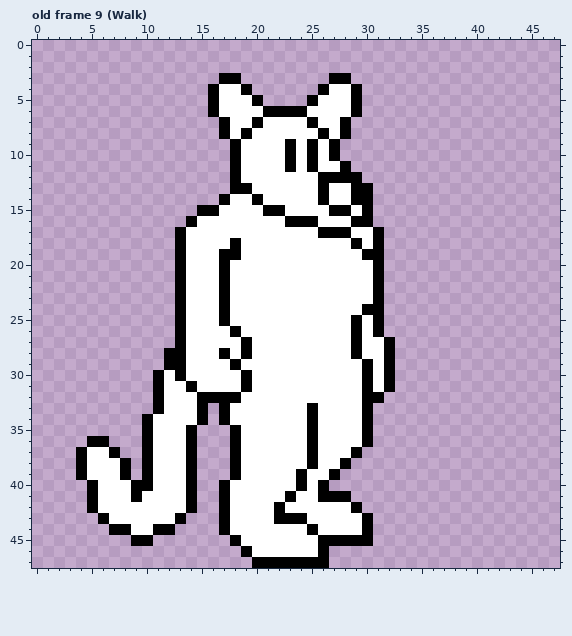
Pixel-art file, stored at TerraGuardian Sprites/Panther Guardian.aseprite. Above: the version before the commit.
48x48 pixels, 10 frames. Shown: old frame 9 (Walk). The commit also changed other frames, which this record leaves out.
The result:
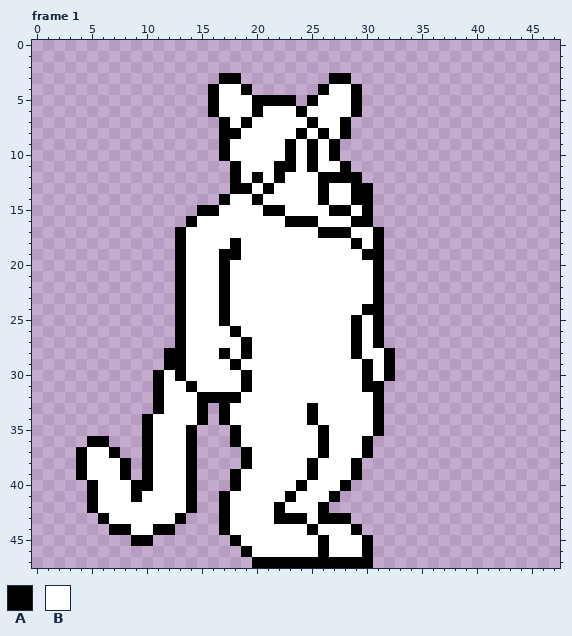
Palette (. is transparent): A #000000  B #ffffff
A new or re-ordered frame is compared with the old frame closest to it.
The edit:
layer "Hair" added
frames re-ordered
Frame 1 against old frame 9 (Walk):
y 5: x 21..23 ... -> AAA
y 6: x 20..23 BAAA -> ABBB
y 7: x 19..20 BA -> AB
y 8: x 18..19 BA -> AB; x 24 B -> A
y 9..10: x 17..18 .A -> AB
y 11: x 22 B -> A
y 12: x 20 B -> A; x 22 B -> A
y 13: x 21 B -> A
y 27: x 31..32 BA -> A.
y 31: x 31..32 BA -> A.
y 32: x 30 A -> B
y 33..34: x 30..31 A. -> BA
y 35: x 25..26 AB -> BA; x 30..31 A. -> BA
y 36: x 25..26 AB -> BA
y 37: x 18..19 AB -> .A; x 25..26 AB -> BA; x 29..30 A. -> BA
y 38: x 18..19 AB -> .A; x 28..29 A. -> BA
y 39: x 24..25 AB -> BA; x 27..29 A.. -> BBA
y 40: x 17..18 AB -> .A; x 26..28 A.. -> BBA
y 41: x 26 A -> B; x 28 A -> .
y 42: x 26..29 BBBA -> A...
y 43: x 26..30 BBBBA -> AAA..
y 44: x 29..30 BA -> A.
y 45: x 27..29 AAA -> BBB
y 46: x 27..30 .... -> BBBA
y 47: x 27..30 .... -> AAAA
Boxes around the changes in both pictures, in picture pixels (x1, y1, x2, y2):
changed: (219, 95, 307, 194)
changed: (296, 337, 395, 568)
changed: (219, 447, 252, 491)
